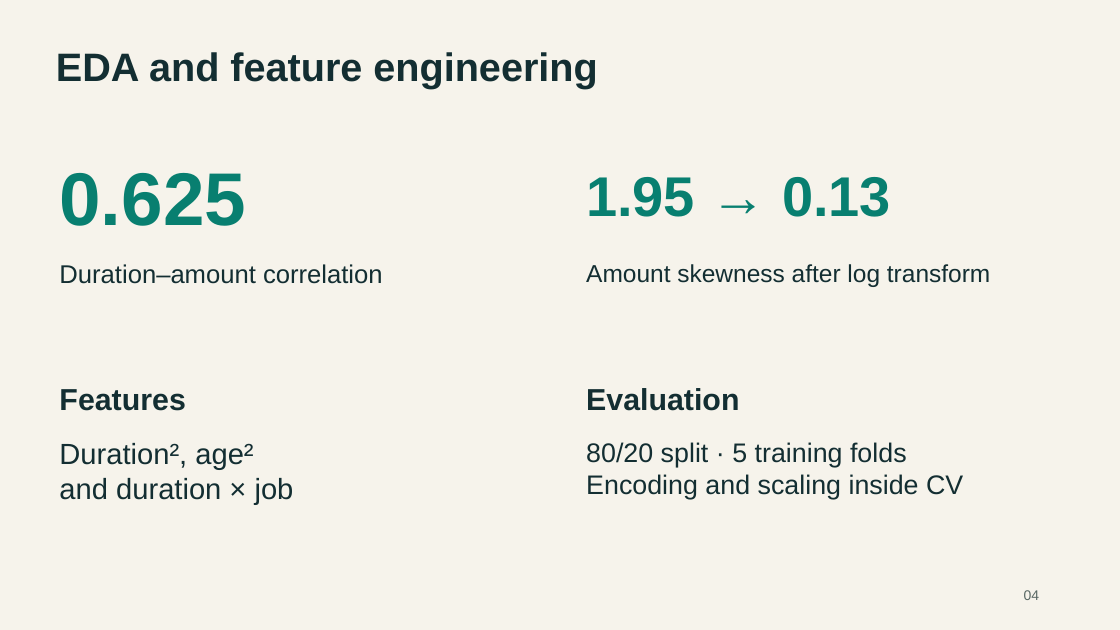
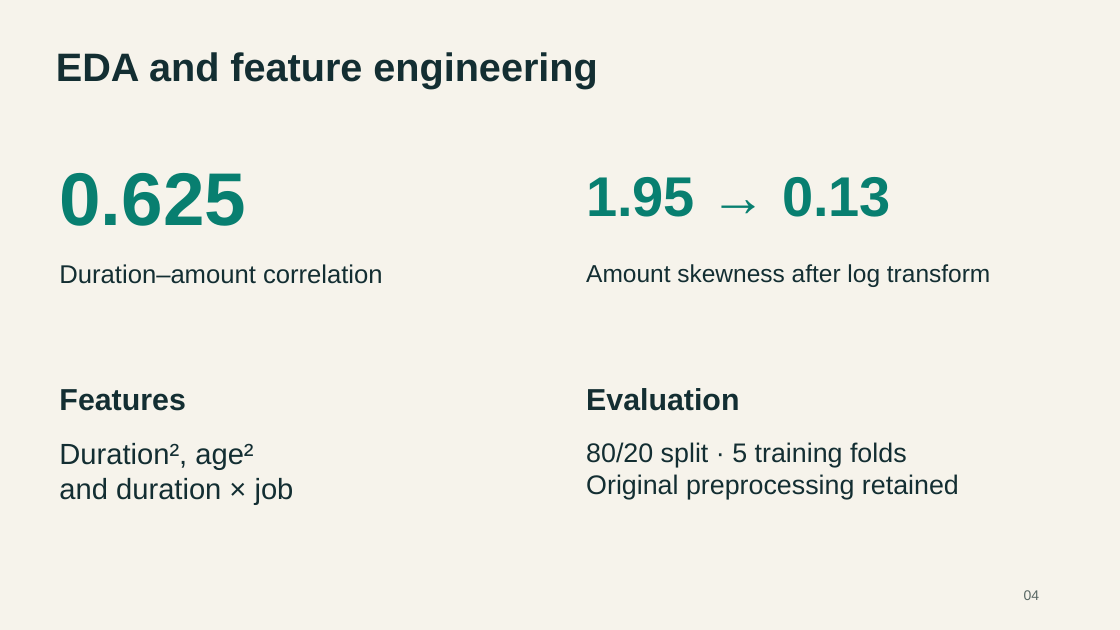
Before and after one commit to lebm646/MSCS_634_Deliverable_4, a slide deck: slide 4 of MSCS_634_Presentation.pptx. Drawn at 1120x630 pixels with LibreOffice and Linux fonts; fonts in the diff are those of the drawing. Boxes give left, top, right and bottom in pixels: in the first picture for what was removed or moved away, otherwise in the second. Text is boxed around its words. In the diff, an @@ line names an element or a change of style, - is before the commit and + after.

Commit message:
Align final submission with original notebook results and disclose source conflicts

```diff
--- a/MSCS_634_Presentation.pptx
+++ b/MSCS_634_Presentation.pptx
@@ text at <box>586,474,959,499</box>: text changed @@
-Encoding and scaling inside CV
+Original preprocessing retained
```
Also in this commit, not shown: 5 other slides changed, 1 slide added, 1 slide removed, 23 other files.
